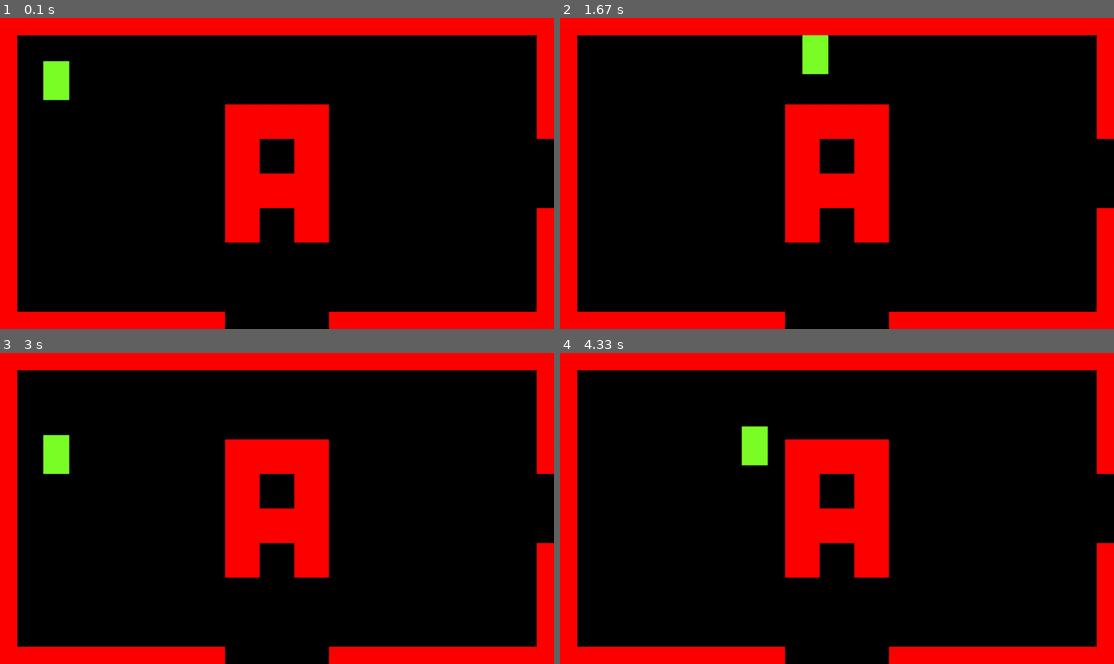
Above: before the commit, frames 1-4 (two rows, left to right).
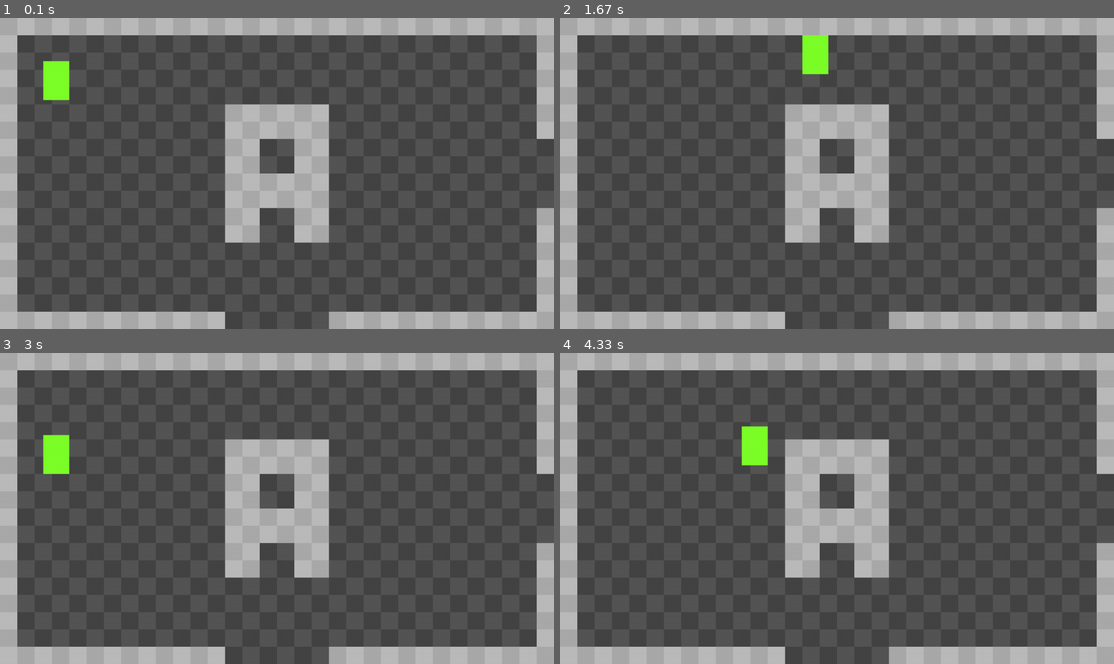
Above: after the commit, the same moments.

Repository: DJan03/pygame_self
Game: pygame game, started from main.py
Two runs of this game, one before a commit and one after it. Both use one fixed random seed, a clock stepped at 60 frames per second and the inputs below.
Inputs:
- Up to frame 1 (0.1 s): no input
- Up to frame 2 (1.67 s): hold Right 0.33-0.8 s; hold Up 0.83-1.13 s; hold Right 1.17-1.63 s
- Up to frame 3 (3 s): hold Left 1.67-2.2 s; hold Down 2.23-2.53 s; hold Left 2.57-2.97 s
- Up to frame 4 (4.33 s): hold Up 3-3.37 s; hold Right 3.4-4.03 s; hold Down from 4.07 s (still down)

The runs differ from the first frame. In frame 1, 99% of the frame differs, in the area x 0-100%, y 0-100%; in frame 2, 99%; in frame 3, 99%; in frame 4, 99%.

Commit message:
Add simple textures!!!!!!

Diff:
--- a/main.py
+++ b/main.py
@@ -26,6 +26,14 @@
             for j in range(y):
                 self.world_map[i][j] = 1 if (pixels[i, j] == (0, 0, 0)) else 0
 
+        self.images = []
+        tiles = pygame.transform.scale(pygame.image.load("tiles.png"), (self.size * 2, self.size))
+        for i in range(2):
+            for j in range(1):
+                surf = pygame.Surface((self.size, self.size))
+                surf.blit(tiles, (-self.size * i, -self.size * j))
+                self.images.append(surf)
+
     def draw(self):
         x0 = (self.room_size_x - 1) * self.x
         y0 = (self.room_size_y - 1) * self.y
@@ -33,14 +41,10 @@
         y1 = (self.room_size_y - 1) * (self.y + 1) + 1
         for i in range(x0, x1):
             for j in range(y0, y1):
-                if (self.world_map[i][j] == 1):
-                    pygame.draw.rect(
-                        window, (255, 0, 0), (
-                            (i - x0) * self.size - self.size // 2,
-                            (j - y0) * self.size - self.size // 2,
-                            self.size, self.size
-                        )
-                    )
+                window.blit(self.images[self.world_map[i][j]],
+                            ((i - x0) * self.size - self.size // 2,
+                             (j - y0) * self.size - self.size // 2)
+                            )
 
     def check_collision(self, x, y, w, h):
         x0 = (x + self.size // 2) // self.size + (self.room_size_x - 1) * self.x
Binary file added: tiles.png
